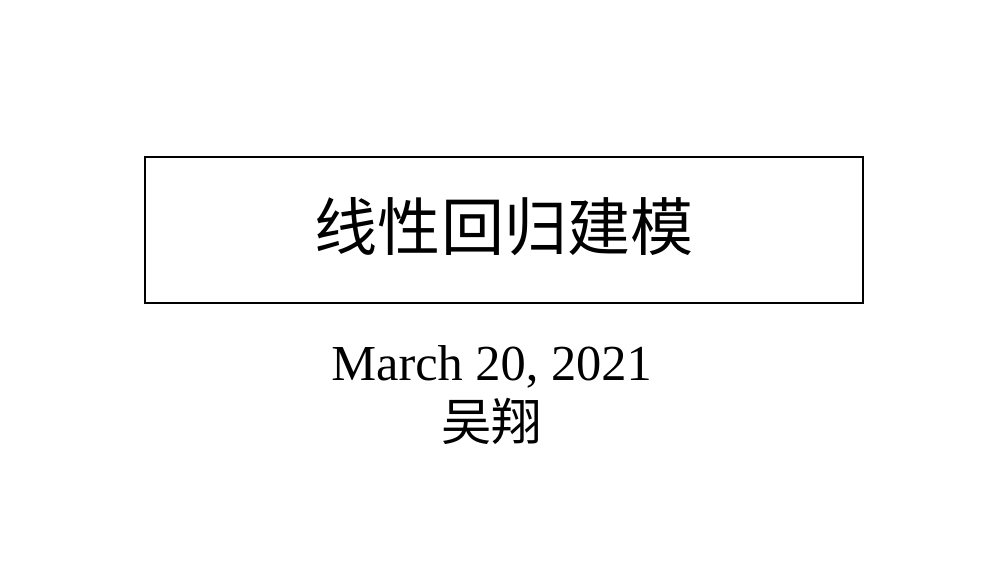
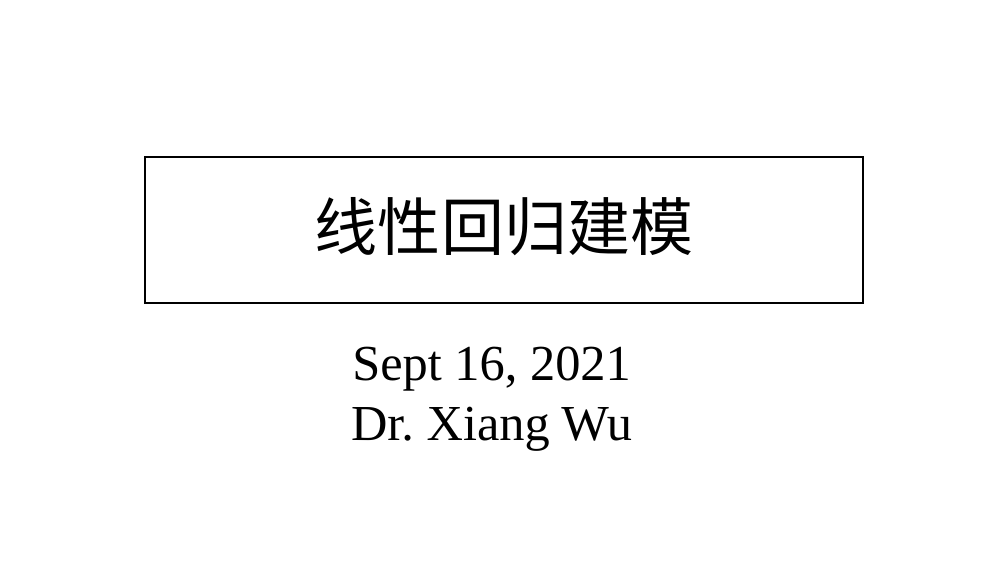
Before and after one commit to wuhsiang/Courses, a slide deck: slide 1 of econometrics/ch1/lm-modeling.pptx. Drawn at 1008x567 pixels with LibreOffice and Linux fonts; fonts in the diff are those of the drawing. Boxes give left, top, right and bottom in pixels: in the first picture for what was removed or moved away, otherwise in the second. Text is boxed around its words. In the diff, an @@ line names an element or a change of style, - is before the commit and + after.

Commit message:
a simple test

```diff
--- a/econometrics/ch1/lm-modeling.pptx
+++ b/econometrics/ch1/lm-modeling.pptx
@@ text at (351, 346, 632, 451): text changed @@
-March 20, 2021
-吴翔
+Sept 16, 2021
+Dr. Xiang Wu
```
